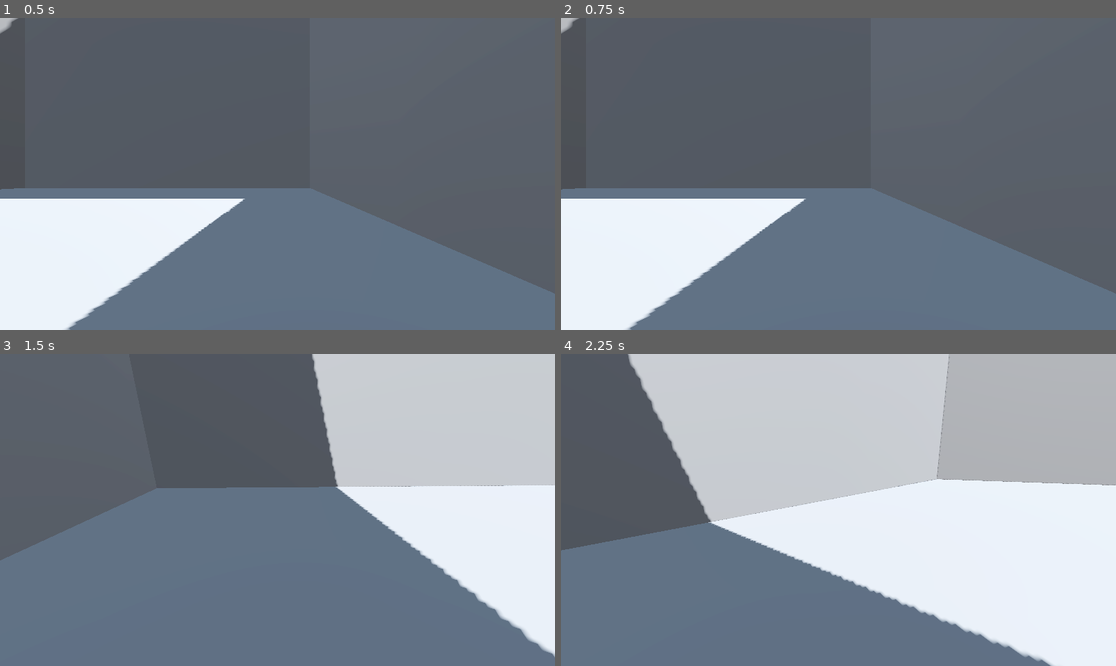
Above: before the commit, frames 1-4 (two rows, left to right).
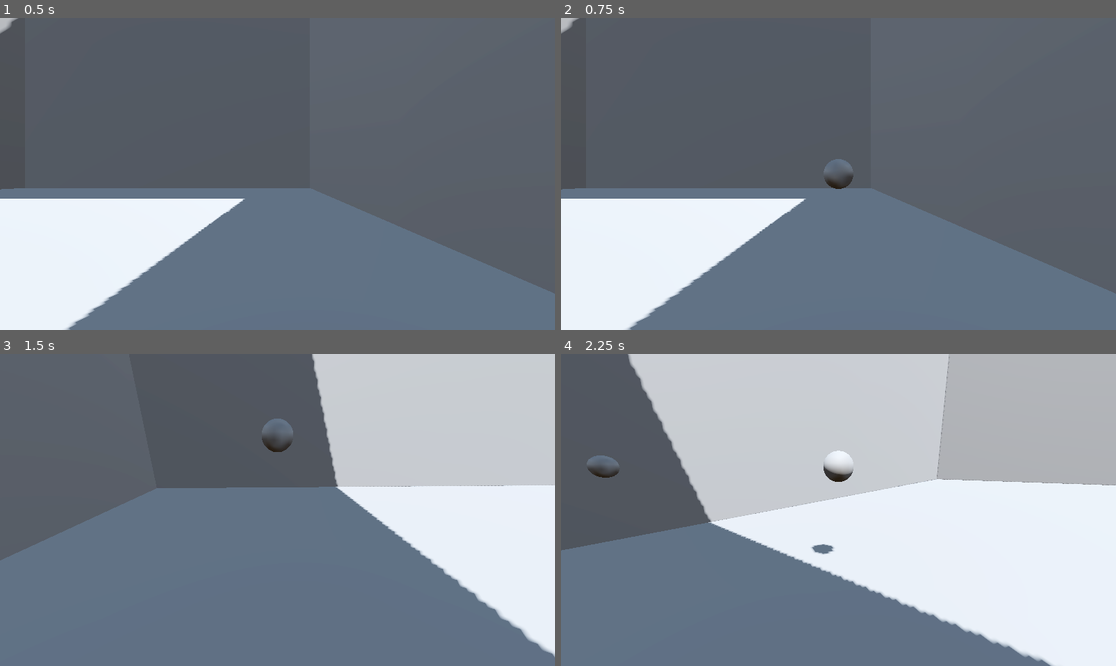
Above: after the commit, the same moments.

Repository: LeCodingOwl/split-3
Game: Godot game, scene res://main.tscn
Same seed, same stepped clock (60 frames per second), same inputs: the game is played once before the commit and once after it.
Inputs (mouse positions are in pixels of both pictures, inside the frame that each line leads up to):
- Up to frame 1 (0.5 s): no input
- Up to frame 2 (0.75 s): tap Enter (ui_accept) at 0.5 s; move the mouse to (960, 158) at 0.52 s; hold Right (ui_right) from 0.53 s (still down); click (960, 158) at 0.6 s
- Up to frame 3 (1.5 s): tap Enter (ui_accept) at 0.77, 1.25 s; move the mouse to (249, 510) at 1.27 s; release Right (ui_right) at 1.28 s; hold Up (ui_up) from 1.28 s (still down); click (249, 510) at 1.35 s
- Up to frame 4 (2.25 s): keep holding Up (ui_up); tap Enter (ui_accept) at 1.52 s; move the mouse to (849, 503) at 2.02 s; click (849, 503) at 2.1 s

Frame 1 is identical in both runs. In frame 2, 0.2% of the frame differs, in the area x 47-53%, y 45-55%; in frame 3, 0.3%; in frame 4, 0.6%, in the area x 4-53%, y 30-65%.

Commit message:
Added basic projectile

Diff:
--- a/Player.gd
+++ b/Player.gd
@@ -9,6 +9,10 @@
 @onready var neck := $Neck
 @onready var camera := $Neck/Camera3D
 
+@export var bullet_speed = 25
+@onready var bullet_scene = preload("res://models/bullet.tscn")
+@onready var bullet_spawn_point = $Neck/BulletSpawn
+
 #var direction = Vector3.ZERO
 
 func _ready():
@@ -19,16 +23,34 @@
 	print("position Z: " + str(position.z))
 
 func _unhandled_input(event: InputEvent) -> void:
+	#Check for mouse input to lock camera to mouse
 	if event is InputEventMouseButton:
 		Input.set_mouse_mode(Input.MOUSE_MODE_CAPTURED)
+	#Press the esc key to stop using camera
 	elif event.is_action_pressed("ui_cancel"):
 		Input.set_mouse_mode(Input.MOUSE_MODE_VISIBLE)
+	#Gets the mouses rotation to set the axis for the camera
 	if Input.get_mouse_mode() == Input.MOUSE_MODE_CAPTURED:
 		if event is InputEventMouseMotion:
 			neck.rotate_y(-event.relative.x * 0.01)
 			camera.rotate_x(-event.relative.y * 0.01)
 			camera.rotation.x = clamp(camera.rotation.x, deg_to_rad(-30), deg_to_rad(60))
 
+	#Gets input map "shoot" and calls the the function to spawn a bullet
+	if Input.is_action_just_pressed("Shoot"):
+		#print("Fire")
+		#spawn the bullet
+		spawn_bullet()
+func spawn_bullet():
+	var projectile = bullet_scene.instantiate()
+	#Creates a sibling on the Node3D root
+	add_sibling(projectile)
+
+	#Handle the projectile movement and direction
+	projectile.transform = bullet_spawn_point.global_transform
+	projectile.linear_velocity = bullet_spawn_point.global_transform.basis.z * -1 * bullet_speed
+
+#Adds gravity to player. We may not need this
 func _physics_process(delta):
 	# Add the gravity.
 	if not is_on_floor():
--- a/main.tscn
+++ b/main.tscn
@@ -30,8 +30,6 @@
 
 [sub_resource type="ConvexPolygonShape3D" id="ConvexPolygonShape3D_eqgit"]
 points = PackedVector3Array(-0.125207, -0.532801, -0.480507, 0.0227831, 0.47607, 0.498884, 0.169713, 0.559144, 0.464172 …(924 unchanged characters)…
-
-[sub_resource type="SphereMesh" id="SphereMesh_bsgu1"]
 
 [node name="Node3D" type="Node3D"]
 
@@ -104,10 +102,5 @@
 
 [node name="Camera3D" type="Camera3D" parent="CharacterBody3D/Neck"]
 
-[node name="Bullet" type="Area3D" parent="."]
-transform = Transform3D(0.3, 0, 0, 0, 0.3, 0, 0, 0, 0.3, 0, 5.02842, 0)
-
-[node name="MeshInstance3D" type="MeshInstance3D" parent="Bullet"]
-mesh = SubResource("SphereMesh_bsgu1")
-
-[node name="CollisionShape3D" type="CollisionShape3D" parent="Bullet"]
+[node name="BulletSpawn" type="Node3D" parent="CharacterBody3D/Neck"]
+transform = Transform3D(1, 0, 0, 0, 1, 0, 0, 0, 1, 0, 0, -0.716191)
--- /dev/null
+++ b/models/bullet.gd
@@ -0,0 +1,16 @@
+extends RigidBody3D
+
+
+# Called when the node enters the scene tree for the first time.
+func _ready():
+	pass # Replace with function body.
+
+
+# Called every frame. 'delta' is the elapsed time since the previous frame.
+func _process(delta):
+	pass
+
+
+func _on_timer_timeout():
+	#Clears the bullet from the branch
+	queue_free()
--- /dev/null
+++ b/models/bullet.tscn
@@ -0,0 +1,26 @@
+[gd_scene load_steps=4 format=3 uid="uid://rk76ws75hy3r"]
+
+[ext_resource type="Script" path="res://models/bullet.gd" id="1_ltdot"]
+
+[sub_resource type="SphereShape3D" id="SphereShape3D_2ug6b"]
+
+[sub_resource type="SphereMesh" id="SphereMesh_sws8x"]
+
+[node name="Bullet" type="RigidBody3D"]
+gravity_scale = 0.0
+script = ExtResource("1_ltdot")
+
+[node name="CollisionShape3D" type="CollisionShape3D" parent="."]
+transform = Transform3D(0.535, 0, 0, 0, 0.535, 0, 0, 0, 0.535, 0, 0, 0)
+shape = SubResource("SphereShape3D_2ug6b")
+
+[node name="Model" type="Node3D" parent="."]
+transform = Transform3D(0.53, 0, 0, 0, 0.53, 0, 0, 0, 0.53, 0, 0, 0)
+
+[node name="MeshInstance3D" type="MeshInstance3D" parent="Model"]
+mesh = SubResource("SphereMesh_sws8x")
+
+[node name="Timer" type="Timer" parent="."]
+autostart = true
+
+[connection signal="timeout" from="Timer" to="." method="_on_timer_timeout"]
--- a/project.godot
+++ b/project.godot
@@ -14,3 +14,11 @@
 run/main_scene="res://main.tscn"
 config/features=PackedStringArray("4.2", "Forward Plus")
 config/icon="res://icon.svg"
+
+[input]
+
+Shoot={
+"deadzone": 0.5,
+"events": [Object(InputEventMouseButton,"resource_local_to_scene":false,"resource_name":"","device":-1,"window_id":0,"alt_pressed":false,"shift_pressed":false,"ctrl_pressed":false,"meta_pressed":false,"button_mask":0,"position":Vector2(0, 0),"global_position":Vector2(0, 0),"factor":1.0,"button_index":1,"canceled":false,"pressed":false,"double_click":false,"script":null)
+]
+}
Not shown: 1 places in main.tscn that only renumber resources
